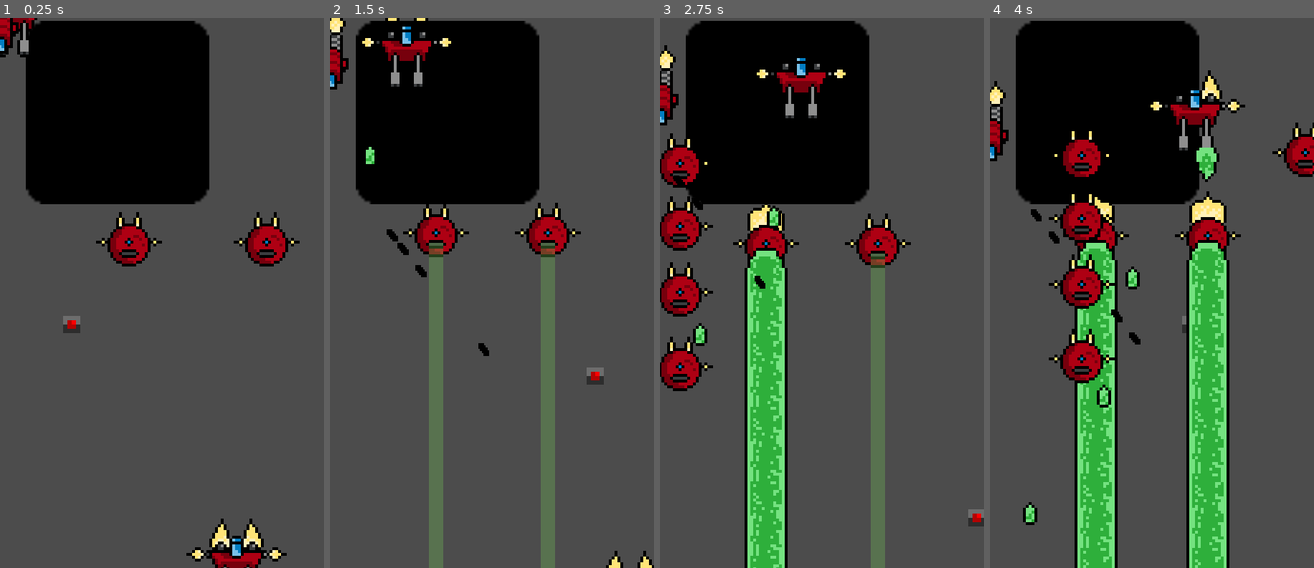
Above: before the commit, frames 1-4 (left to right).
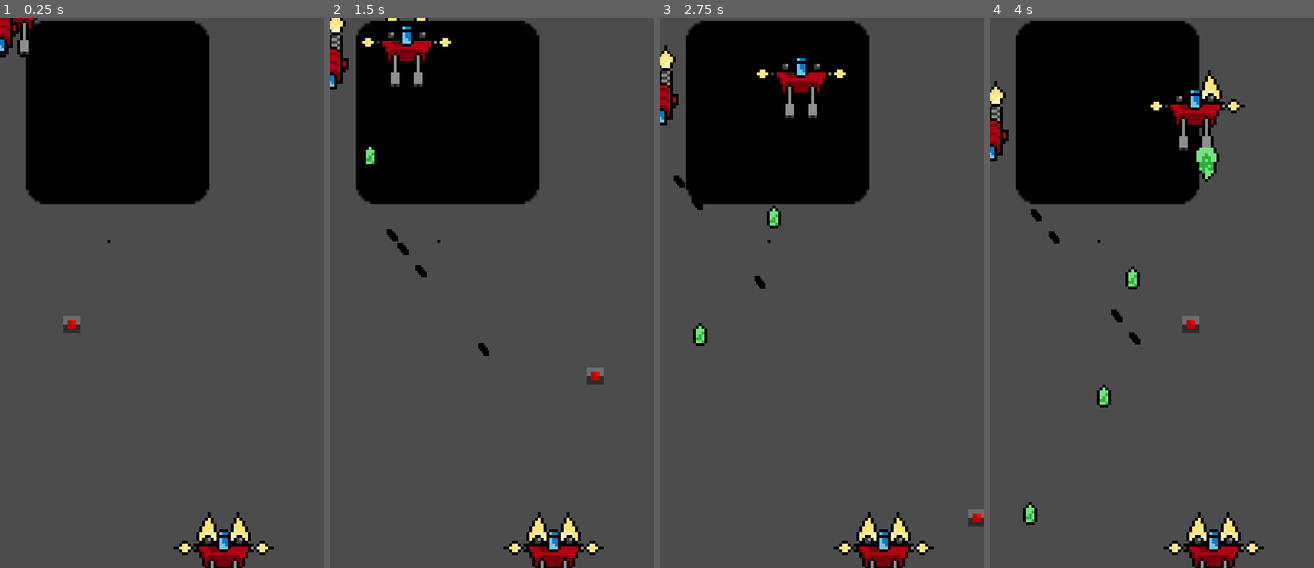
Above: after the commit, the same moments.

Repository: Fl0xy/LD44_Your_life_is_currency
Game: Godot game, scene res://scenes/henrik_test.tscn
Two runs of this game, one before a commit and one after it. Both use one fixed random seed, a clock stepped at 60 frames per second and the inputs below. This scene is started directly instead of the project's main scene. The engine's default icon, where the game draws it, is replaced by a stand-in: a white triangle on a blue panel in a dark square.
Inputs:
- Up to frame 1 (0.25 s): no input
- Up to frame 2 (1.5 s): tap Enter (ui_accept) at 0.5, 0.77 s; hold D (right) 0.53-1.28 s; tap Space (fire) at 0.6, 1.35 s; hold S (down) from 1.28 s (still down)
- Up to frame 3 (2.75 s): tap Enter (ui_accept) at 1.52 s; release S (down) at 2.03 s; hold D (right) from 2.03 s (still down); tap Space (fire) at 2.1 s
- Up to frame 4 (4 s): release D (right) at 2.78 s; hold Up (ui_up) 2.78-3.53 s; tap Space (fire) at 2.85, 3.6 s; tap Enter (ui_accept) at 3.02, 3.77 s; hold A (left) from 3.53 s (still down)

The runs differ from the first frame. In frame 1, 3.5% of the frame differs, in the area x 29-93%, y 35-100%; in frame 2, 8.2%; in frame 3, 16%; in frame 4, 20%, in the area x 18-100%, y 19-100%.
Error after the commit: Invalid set index 'direction' (on base: 'Node2D (beam_sphere_motion.gd)') with value of type 'Vector2'. (res://scenes/EnemySpawner.gd:10)

Commit message:
dirty hack for spawner direction

Diff:
--- a/scenes/EnemySpawner.gd
+++ b/scenes/EnemySpawner.gd
@@ -2,7 +2,10 @@
 
 export (Resource) var enemy_scene : Resource
 
+export var direction : Vector2
+
 func _ready():#spawn_enemy():
 	var node = enemy_scene.instance()
 	node.set_global_position(get_global_position())
+	node.direction = direction
 	add_child(node)
